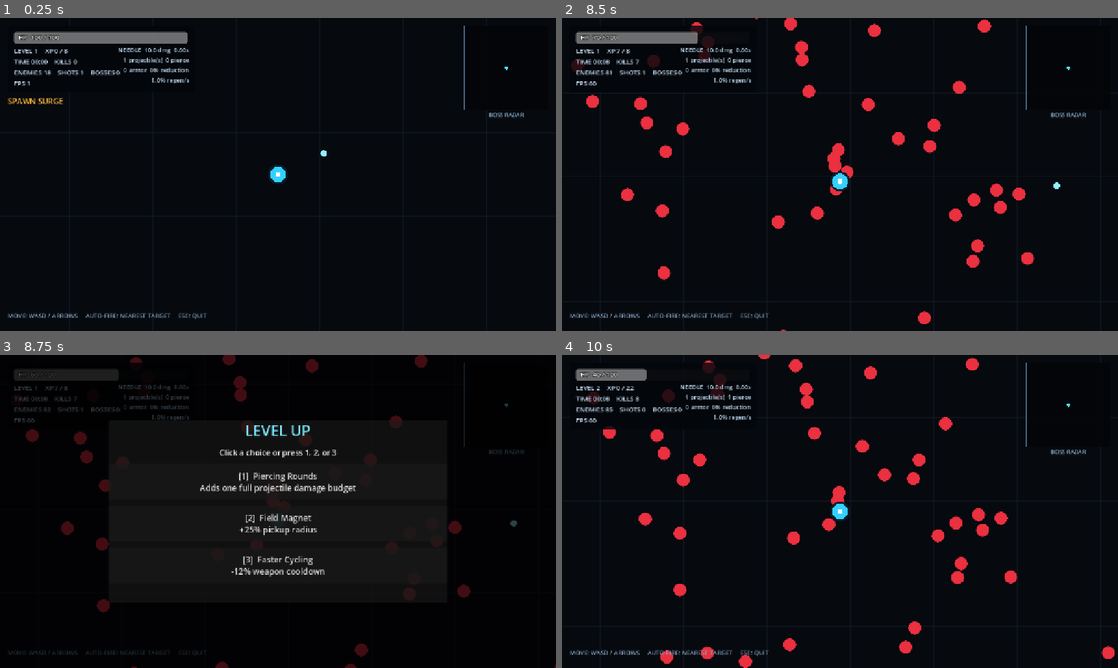
Above: before the commit, frames 1-4 (two rows, left to right).
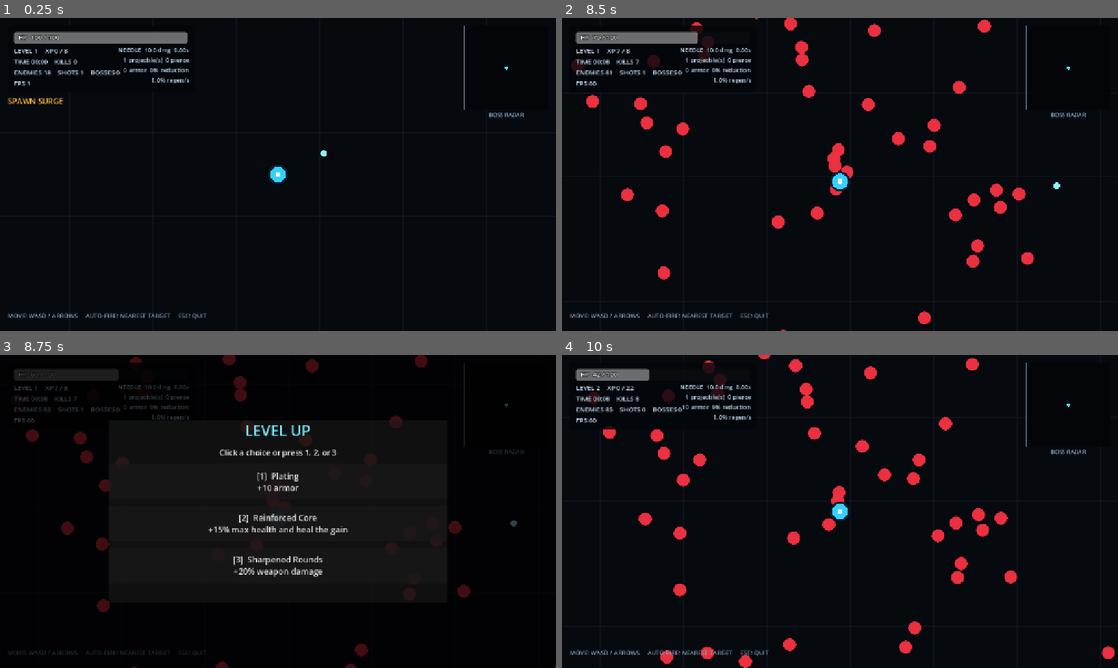
Above: after the commit, the same moments.

Repository: LoushengM/overrun
Game: Godot game, scene res://scenes/main.tscn
Two runs of this game, one before a commit and one after it. Both use one fixed random seed, a clock stepped at 60 frames per second and the inputs below.
Inputs (mouse positions are in pixels of both pictures, inside the frame that each line leads up to):
- Up to frame 1 (0.25 s): no input
- Up to frame 2 (8.5 s): tap Enter at 0.5, 1.35 s; hold D 0.53-1.28 s; hold R 0.53-1.28 s; hold S 1.28-2.03 s; hold D 2.03-2.78 s; tap 1 at 2.1, 5.85 s; hold W 2.78-3.53 s; tap 2 at 2.85, 6.6 s; hold A 3.53-5.03 s; tap 3 at 3.6, 7.35 s; tap R at 4.35 s; hold S 5.03-5.78 s; hold Enter 5.03-5.78 s; hold D 5.78-6.53 s; hold W 6.53-7.28 s; hold D 7.28-8.03 s; hold S from 8.03 s (still down); hold R from 8.03 s (still down)
- Up to frame 3 (8.75 s): keep holding S; keep holding R
- Up to frame 4 (10 s): tap A at 8.75 s; release S at 8.78 s; release R at 8.78 s; hold A 8.78-9.5 s; tap Enter at 8.85 s; click (840, 483) at 9.5 s, where only the run before the commit has a clickable "[1] Piercing Rounds Adds one …"

Frames 1-2 are identical in both runs. In frame 3, 1.6% of the frame differs, in the area x 36-64%, y 37-71%; in frame 4, less than 0.1%.

Commit message:
Guarantee damage offers when scaling falls behind

Diff:
--- a/src/game_config.gd
+++ b/src/game_config.gd
@@ -21,6 +21,7 @@
 const WEAPON_RANGE := 1200.0
 const WEAPON_RADIUS := 6.0
 const WEAPON_PIERCE := 0
+const DAMAGE_PITY_SHOTS_TO_KILL := 1.50
 
 const ENEMY_CAP := 1450
 const PROJECTILE_CAP := 16384
--- a/src/simulation_world.gd
+++ b/src/simulation_world.gd
@@ -525,12 +525,11 @@
         angle = player_move_direction.angle() + rng.randf_range(-0.55, 0.55)
     var distance := rng.randf_range(760.0, 1040.0)
     var minutes := elapsed_time / 60.0
-    var health_scale := 1.0 + 0.12 * minutes + 0.025 * minutes * minutes
     var damage_scale := 1.0 + 0.10 * minutes + 0.020 * minutes * minutes
     var speed_scale := minf(1.75, 1.0 + 0.03 * minutes)
     _add_enemy(
         player_position + Vector2.from_angle(angle) * distance,
-        GameConfig.NORMAL_ENEMY_HEALTH * health_scale,
+        _current_normal_enemy_health(),
         GameConfig.NORMAL_ENEMY_SPEED * speed_scale,
         GameConfig.NORMAL_ENEMY_DAMAGE * damage_scale,
         GameConfig.NORMAL_ENEMY_RADIUS,
@@ -660,11 +659,26 @@
     var pool: Array[String] = []
     for upgrade_id in GameConfig.UPGRADE_IDS:
         pool.append(upgrade_id)
+
+    var options: Array[String] = []
+    if _is_damage_pity_active():
+        options.append("damage")
+        pool.erase("damage")
+
     pool.shuffle()
-    var options: Array[String] = []
-    for i in range(mini(3, pool.size())):
-        options.append(pool[i])
+    while options.size() < 3 and not pool.is_empty():
+        options.append(pool.pop_back())
     return options
+
+
+func _current_normal_enemy_health() -> float:
+    var minutes := elapsed_time / 60.0
+    var health_scale := 1.0 + 0.12 * minutes + 0.025 * minutes * minutes
+    return GameConfig.NORMAL_ENEMY_HEALTH * health_scale
+
+
+func _is_damage_pity_active() -> bool:
+    return _current_normal_enemy_health() > weapon_damage * GameConfig.DAMAGE_PITY_SHOTS_TO_KILL
 
 
 func xp_required_for(target_level: int) -> int:
--- a/tests/regression_test.gd
+++ b/tests/regression_test.gd
@@ -79,6 +79,18 @@
         "Each pierce level must add one full projectile damage budget"
     )
 
+    world.elapsed_time = 180.0
+    world.weapon_damage = 10.0
+    assert(world._is_damage_pity_active(), "Damage pity must activate when enemy HP outscales weapon damage")
+    for roll_index in range(20):
+        var pity_options := world._roll_upgrade_options()
+        assert(pity_options.size() == 3, "Damage pity rolls must still contain three choices")
+        assert(pity_options.has("damage"), "Damage pity must guarantee a damage choice")
+        assert(pity_options[0] != pity_options[1] and pity_options[0] != pity_options[2] and pity_options[1] != pity_options[2], "Upgrade choices must remain unique")
+
+    world.weapon_damage = 100.0
+    assert(not world._is_damage_pity_active(), "Damage pity must turn off after damage catches up")
+
     scene.queue_free()
     await process_frame
     print("REGRESSION_TEST_OK")
Not shown, changed: README.md
Not shown, changed: docs/MVP_DESIGN.md
